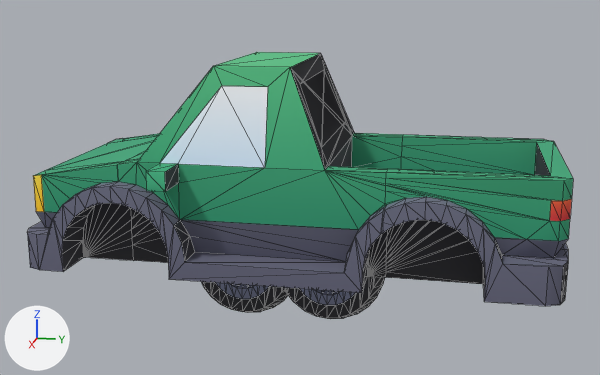
Before and after pictures for a commit that changed the glTF model public/models/derby/bigTruck.glb.
Rendered twice from a camera (50 mm lens) standing at (15.55, 3.09, 5.46) and looking at (0.03, -0.01, 1.58). The lights are fixed; the arrows at lower left show +X, +Y and +Z. The first picture is the older version. Mesh edges are drawn as thin lines. Where no turn or scale is listed for an object, it has been applied to the vertices. Vertices at exactly the same position are counted once.

Names of what the first picture shows: 'body', 'hood', 'trunk', 'wheel_fl', 'wheel_rl'.
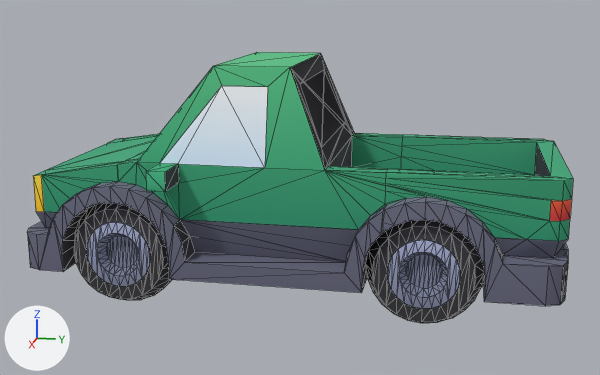
The newer file is also turned or shifted as a whole; pictures and numbers use the older file's frame.

Pixel boxes (x1, y1, x2, y2) of what changed, in the pictures (600 x 375 px):
'wheel_rl', moved: before (285, 276, 385, 319); after (366, 220, 484, 323)
'wheel_fl', moved: before (202, 282, 288, 312); after (74, 203, 173, 300)

What changed in the scene script:
```text
Change me_wheel_front_left:
    used by ob_wheel_fl; location = (0.3, -0.86, 0.3)
    remove me_wheel_front_left.from_pydata(...)  # 216 vertices, 332 faces; spans x -0.17..1.02, y -1.02..1.02, z -1.02..1.02
    add me_wheel_front_left.from_pydata(...)  # 216 vertices, 332 faces; spans x 0.55..1.74, y -3.14..-1.1, z -0.66..1.38
    me_wheel_front_left part 1: the whole mesh is moved by (0.72, -2.12, 0.36)
Change me_wheel_back_left:
    used by ob_wheel_rl; location = (0.3, 0.76, 0.3)
    remove me_wheel_back_left.from_pydata(...)  # 216 vertices, 332 faces; spans x -0.17..1.02, y -1.02..1.02, z -1.02..1.02
    add me_wheel_back_left.from_pydata(...)  # 216 vertices, 332 faces; spans x 0.55..1.74, y 0.74..2.78, z -0.66..1.38
    me_wheel_back_left part 2: the whole mesh is moved by (0.72, 1.76, 0.36)
```
